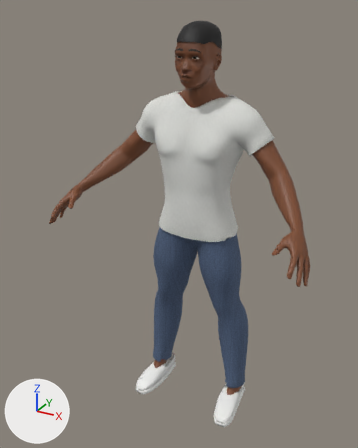
Renders of the glTF model client/public/assets/characters/prototype/awd_male_prototype_lod0.glb from each side of a commit.
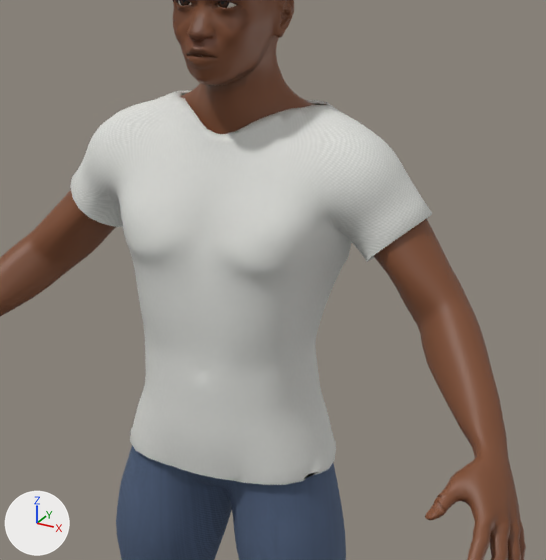
Each version appears first whole from a 50 mm lens placed at (0.909, -1.863, 1.817), pointed at (-0.043, -0.133, 0.951), and next in a close-up on the part from 30% to 89% of the width and 13% to 60% of the height. The axes (+X, +Y, +Z) are drawn at lower left. The lights are the same throughout. The first two pictures are the older version. Vertices at exactly the same position are counted once.

Objects in the first close-up: 'AWD_Body_male_lod0', 'AWD_Bottom_jeans_lod0', 'AWD_Top_tee_lod0' and 2 more.
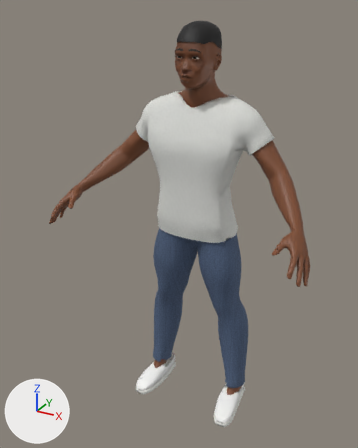
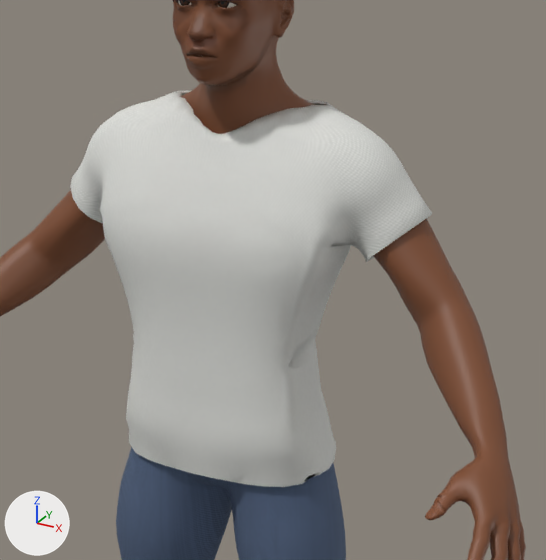
Where the change shows, as pixel boxes (x1, y1, x2, y2) in the close-ups (546 x 560 px; the box of a moved part takes in the faces that stretch with it):
'AWD_Top_tee_lod0', reshaped: before (70, 91, 432, 485); after (70, 91, 432, 487)
part 1 of me_awd_top_tee_lod0, moved or reshaped: before (90, 95, 384, 479); after (90, 95, 384, 480)
part 2 of me_awd_top_tee_lod0, surface changed: (102, 100, 352, 485) in both

The change, as a diff of the scene's bpy script:
```diff
--- a/client/public/assets/characters/prototype/awd_male_prototype_lod0.glb.py
+++ b/client/public/assets/characters/prototype/awd_male_prototype_lod0.glb.py
@@ me_awd_top_tee_lod0 @@
 # used by ob_awd_top_tee_lod0; location = (0.0, 0.0, 0.0)
-me_awd_top_tee_lod0.from_pydata(...)  # 1957 vertices, 3776 faces; spans x -0.311..0.311, y -0.166..0.117, z 0.896..1.489
+me_awd_top_tee_lod0.from_pydata(...)  # 1957 vertices, 3776 faces; spans x -0.311..0.311, y -0.163..0.117, z 0.894..1.489
+# me_awd_top_tee_lod0 part 1: 1142 of 1957 vertices moved; they spanned x -0.227..0.227, y -0.166..0.116, z 0.896..1.483 and now span x -0.228..0.228, y -0.163..0.116, z 0.894..1.484; mean shift (0.0, -0.015, 0.0); largest move (-0.137, -0.02, 1.11) -> (-0.137, -0.129, 1.11)
+# me_awd_top_tee_lod0 part 2: 1397 kept faces spanning x -0.218..0.218, y -0.162..0.094, z 0.894..1.486 get new texture (UV) coordinates
 me_awd_top_tee_lod0.materials.append(mat_awd_fabric_tee)
```
